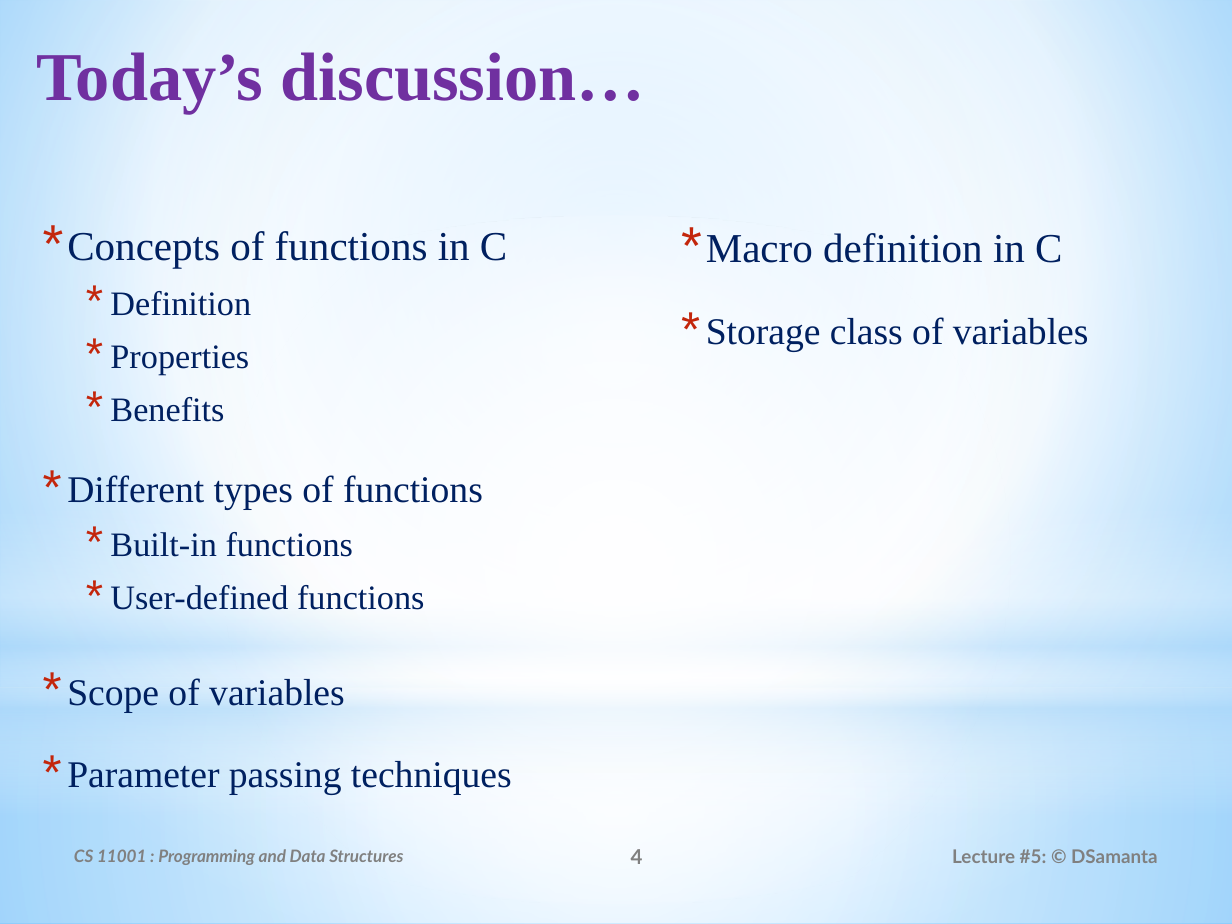
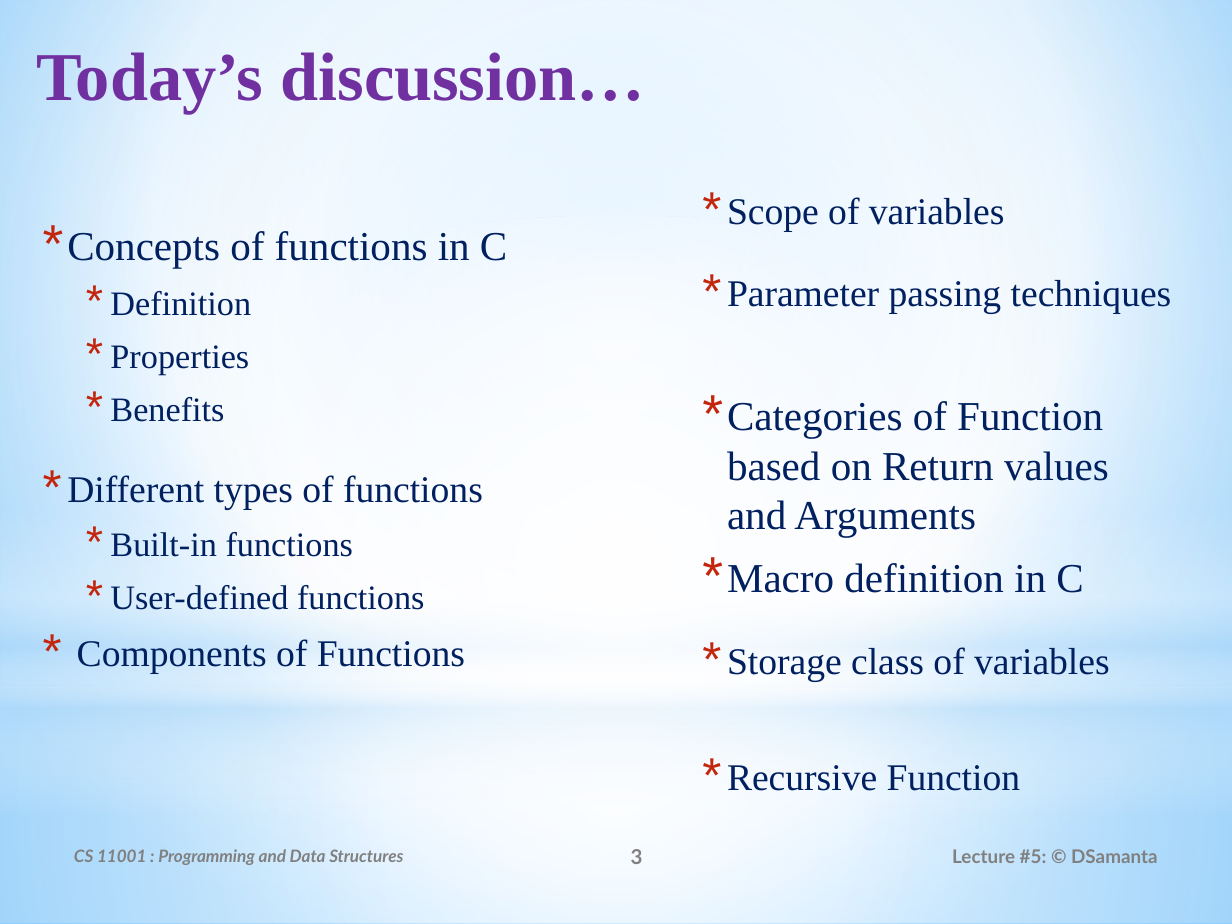
Before and after one commit to alwaysananta/computerProgramming, a slide deck: slide 3 of Slides/Functions_in_C.pptx (slide 4 before the commit). Drawn at 1232x924 pixels with LibreOffice and Linux fonts; fonts in the diff are those of the drawing. Boxes give left, top, right and bottom in pixels: in the first picture for what was removed or moved away, otherwise in the second. Text is boxed around its words. In the diff, an @@ line names an element or a change of style, - is before the commit and + after.

```diff
--- a/Slides/Functions_in_C.pptx
+++ b/Slides/Functions_in_C.pptx
@@ text "Scope of variables": place and size @@
-text "Scope of variables" at (706,233,1089,352)
+text "Scope of variables" at (727,197,1172,791)
@@ text at (727,197,1172,537): paragraphs added @@
+* Scope of variables
+* Parameter passing techniques
+* Categories of Function based on Return values and Arguments
@@ text at (77,639,465,674): text changed @@
-* Scope of variables
-* Parameter passing techniques
+* Components of Functions
@@ text at (727,765,1021,791): paragraph added @@
+* Recursive Function
@@ page number at (631,849,643,864): text changed @@
-4
+3
```
Also in this commit, not shown: 3 other slides changed, 8 slides added, 1 other file.
